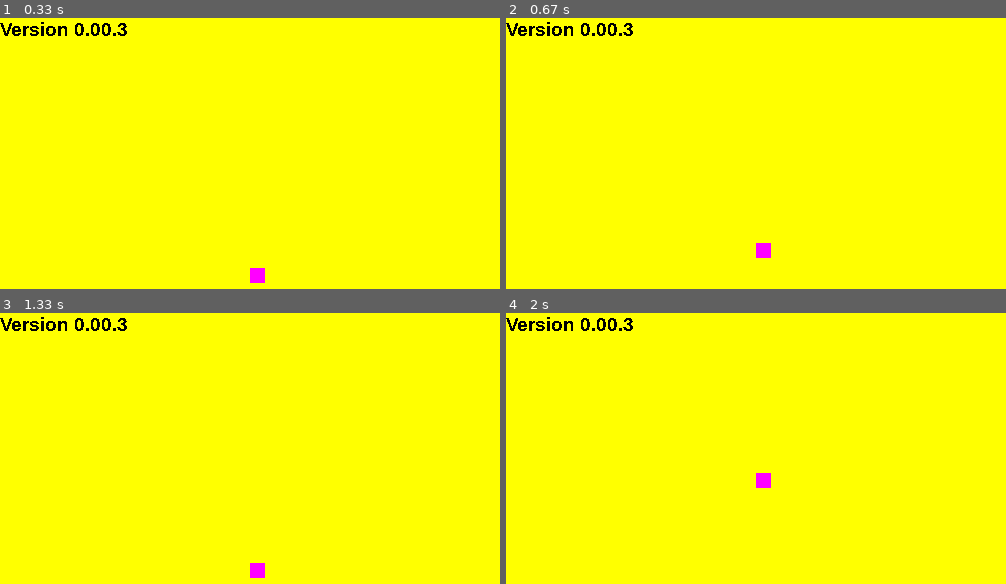
Above: before the commit, frames 1-4 (two rows, left to right).
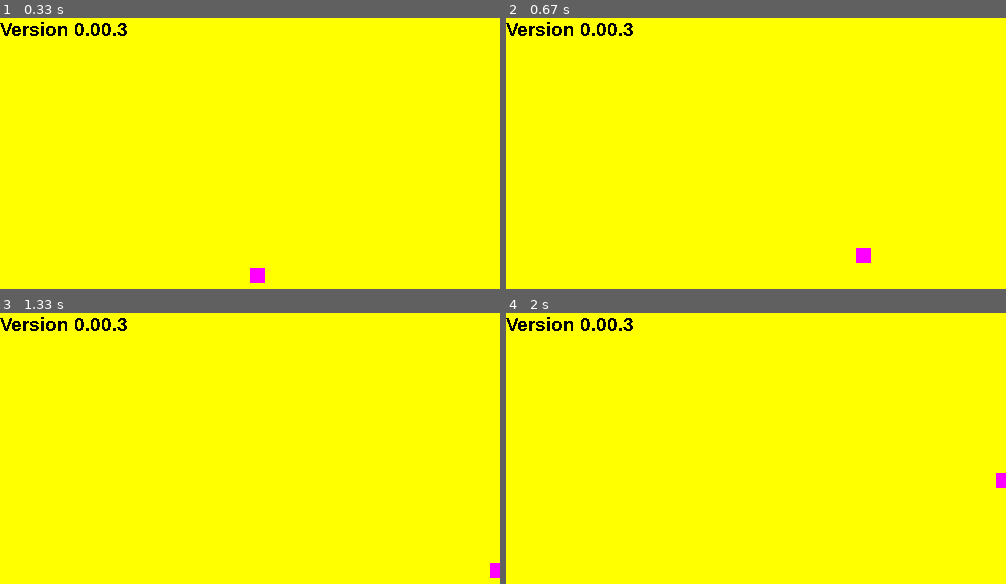
Above: after the commit, the same moments.

Repository: johrad/myfirstgame_pygame
Game: pygame game, started from rect2OOP.py
Two runs of this game, one before a commit and one after it. Both use one fixed random seed, a clock stepped at 60 frames per second and the inputs below.
Inputs:
- Up to frame 1 (0.33 s): no input
- Up to frame 2 (0.67 s): hold Space from 0.33 s (still down); hold Right from 0.33 s (still down)
- Up to frame 3 (1.33 s): release Space at 0.8 s; release Right at 0.8 s; hold Right 0.83-1.3 s
- Up to frame 4 (2 s): hold W 1.33-1.63 s

Frame 1 is identical in both runs. In frame 2, 0.3% of the frame differs, in the area x 50-73%, y 83-91%; in frame 3, 0.3%; in frame 4, 0.3%.

Commit message:
Added music again, OOP style

Diff:
--- a/rect2OOP.py
+++ b/rect2OOP.py
@@ -5,11 +5,15 @@
 pygame.mixer.init()
 clock = pygame.time.Clock()
 
-print(pygame.init())
-print("Video driver:{}".format(pygame.display.get_driver()))
+
+if pygame.init() == (6, 0):
+    print("Pygame successfully initalized ")
+    print("Video driver: {}".format(pygame.display.get_driver()))
+else:
+    print("Oh shit, something is wrong\nError code: 00000000Ex1")
 
 
-class Drawdisplay:
+class Drawdisplay():
     def __init__(self):
         global width
         global height
@@ -26,7 +30,9 @@
         pygame.display.flip()
 
     def draw_text(self):
-        text_surface = self.my_font.render(("Version " + version), False, ((0, 0, 0)))
+        text_surface = self.my_font.render(("Version " + version),
+                                           False,
+                                           ((0, 0, 0)))
         display.blit(text_surface, (0, 0))
         pygame.display.flip()
 
@@ -54,8 +60,20 @@
         pygame.display.flip()
 
 
+def mixer_start(vol):
+    mixer_volume = vol
+    global jumping_sound_1
+    jumping_sound_1 = pygame.mixer.Sound('jump.ogg')
+    pygame.mixer.music.load('Backround_intense.ogg')
+    pygame.mixer.music.set_volume(mixer_volume)
+
+    pygame.mixer.music.play(-1, 0.0)
+
+
 game_window = Drawdisplay()
 man = Player()
+
+mixer_start(0.35)
 
 game_window.draw_window()
 game_window.draw_text()
@@ -71,10 +89,13 @@
     if key[pygame.K_SPACE]:
         man.jumping = True
 
+        if man.jumping_height == 10:
+            jumping_sound_1.play()
     if not(man.jumping):
-        if key[pygame.K_w] and man.y_pos > man.npc_vel:
+        if (key[pygame.K_w] or key[pygame.K_UP]) and (man.y_pos > man.npc_vel):
             man.y_pos -= man.npc_vel
-        if key[pygame.K_s] and man.y_pos < (height - man.npc_height - man.npc_vel):
+        if (key[pygame.K_s] or key[pygame.K_DOWN]) and (man.y_pos <
+                                                        (height - man.npc_height - man.npc_vel)):
             man.y_pos += man.npc_vel
     else:
         if man.jumping_height >= -10:
@@ -83,12 +104,19 @@
             if man.jumping_height < 0:
                 magic_jump_num = -1
 
-            man.y_pos -= (man.jumping_height ** 2) * 0.25 * magic_jump_num
+            man.y_pos -= (man.jumping_height ** 2) * 0.2 * magic_jump_num
             man.jumping_height -= 1
-            # "magic_jump_num" turns the character around whem jumping
+            # "magic_jump_num" turns the character around when jumping
         else:
             man.jumping = False
             man.jumping_height = 10
+
+    if (key[pygame.K_d] or key[pygame.K_RIGHT]) and (man.x_pos <
+                                                     (width - man.npc_vel - man.npc_vel)):
+        man.x_pos += man.npc_vel
+
+    if (key[pygame.K_a] or key[pygame.K_LEFT]) and (man.x_pos > man.npc_vel):
+        man.x_pos -= man.npc_vel
 
     if key[pygame.K_ESCAPE] or (key[pygame.K_e] and (key[pygame.K_LCTRL] or key[pygame.K_RSHIFT])):
         running = False
